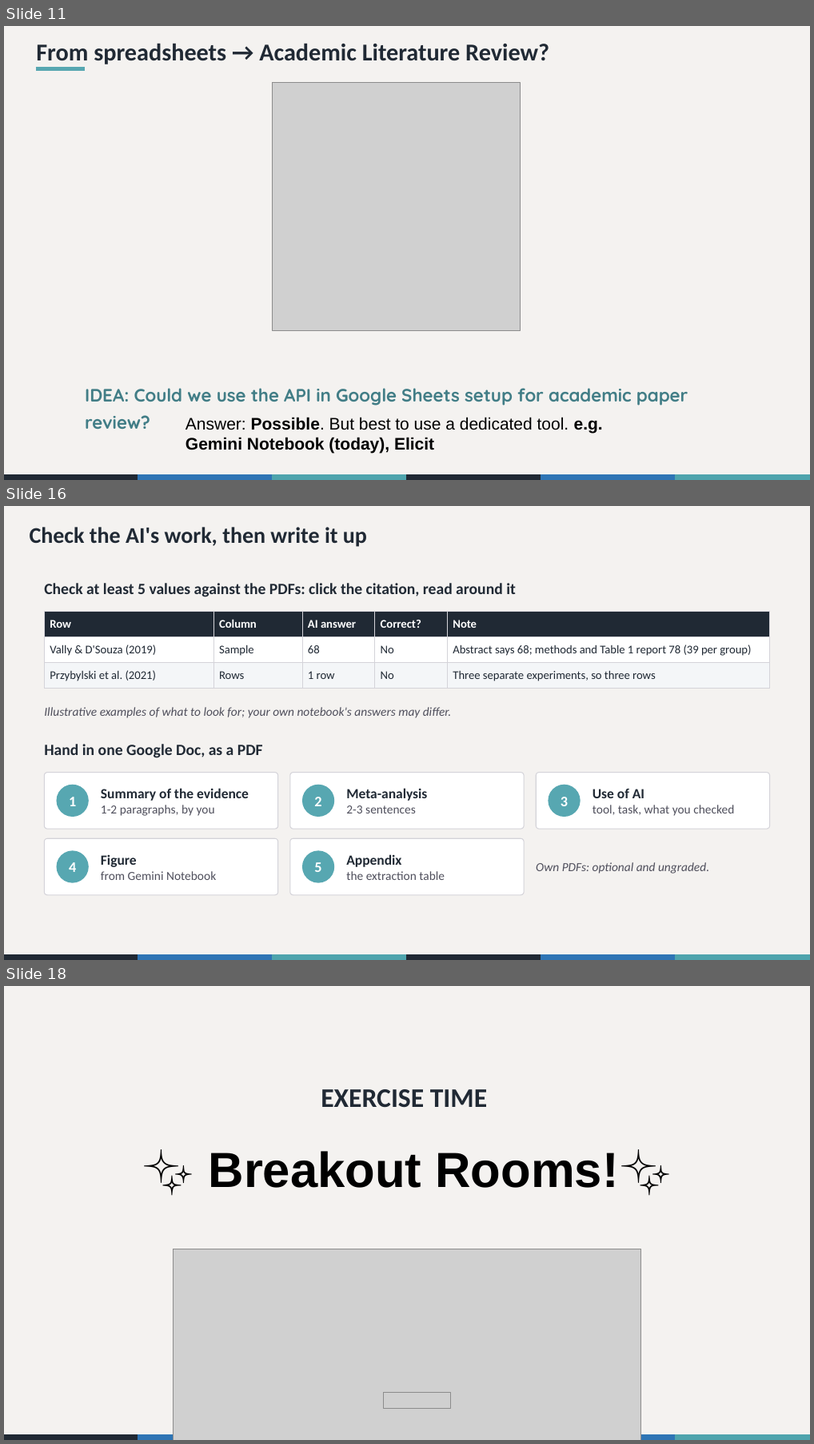
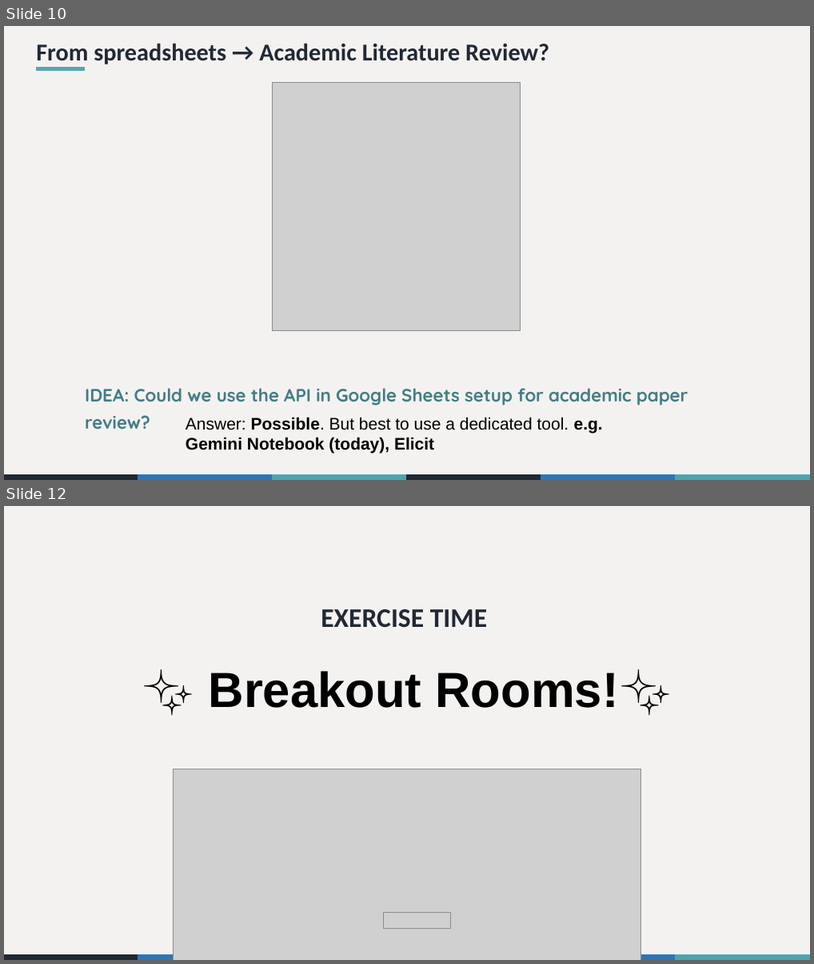
Before and after one commit to the-graph-courses/aiw_2026_t3_materials, a slide deck: week_03_workshop/aiw_workshop_03_slides.pptx. Shown one above the other, each under a label of ours: slides 11, 16 and 18 before the commit, slides 10 and 12 after it; the slides between them are not shown. The pictures are 814x1444 and 814x964 pixels, drawn with LibreOffice and Linux fonts; fonts in the diff are those of the drawing; grey boxes stand for pictures. Boxes give left, top, right and bottom in pixels: in the first picture for what was removed or moved away, otherwise in the second. Text is boxed around its words. In the diff, an @@ line names an element or a change of style, - is before the commit and + after.

```diff
--- a/week_03_workshop/aiw_workshop_03_slides.pptx
+++ b/week_03_workshop/aiw_workshop_03_slides.pptx
@@ slide 16 removed at [4, 506, 810, 960], background #F4F2F0; not listed: 6 template elements that a slide beside it also shows @@
@@ text removed at [30, 527, 367, 547] @@
-Check the AI's work, then write it up
@@ text removed at [44, 583, 516, 597] @@
-Check at least 5 values against the PDFs: click the citation, read around it
@@ table removed at [44, 611, 770, 688], 3 rows, 5 columns @@
-Row | Column | AI answer | Correct? | Note
-Vally & D'Souza (2019) | Sample | 68 | No | Abstract says 68; methods and Table 1 report 78 (39 per group)
-Przybylski et al. (2021) | Rows | 1 row | No | Three separate experiments, so three rows
@@ text removed at [44, 707, 451, 718] @@
-Illustrative examples of what to look for; your own notebook's answers may differ.
@@ text removed at [44, 744, 263, 758] @@
-Hand in one Google Doc, as a PDF
@@ rounded rectangle removed at [44, 772, 278, 828] @@
@@ ellipse removed at [57, 784, 89, 816] @@
-1
@@ text removed at [101, 788, 249, 816] @@
-Summary of the evidence
-1-2 paragraphs, by you
@@ rounded rectangle removed at [290, 772, 524, 828] @@
@@ ellipse removed at [302, 784, 334, 816] @@
-2
@@ text removed at [346, 788, 427, 813] @@
-Meta-analysis
-2-3 sentences
@@ rounded rectangle removed at [536, 772, 770, 828] @@
@@ ellipse removed at [548, 784, 581, 816] @@
-3
@@ text removed at [593, 788, 734, 816] @@
-Use of AI
-tool, task, what you checked
@@ rounded rectangle removed at [44, 838, 278, 895] @@
@@ rounded rectangle removed at [290, 838, 524, 895] @@
@@ ellipse removed at [57, 850, 89, 883] @@
-4
@@ text removed at [101, 855, 216, 880] @@
-Figure
-from Gemini Notebook
@@ ellipse removed at [302, 850, 334, 883] @@
-5
@@ text removed at [346, 854, 445, 880] @@
-Appendix
-the extraction table
@@ text removed at [536, 862, 710, 873] @@
-Own PDFs: optional and ungraded.
@@ what was slide 11 is now slide 10 @@
@@ what was slide 18 is now slide 12 @@
```
Also in this commit, not shown: 5 slides changed, 1 slide added, 6 other slides removed, 7 other files.
